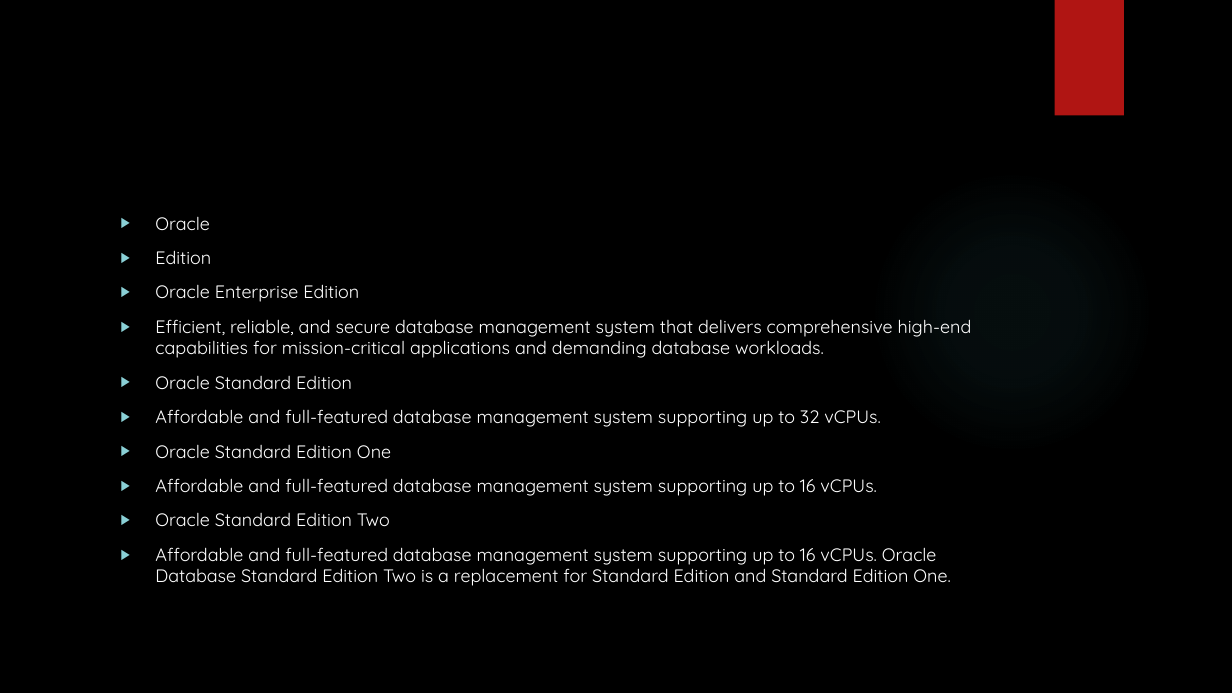
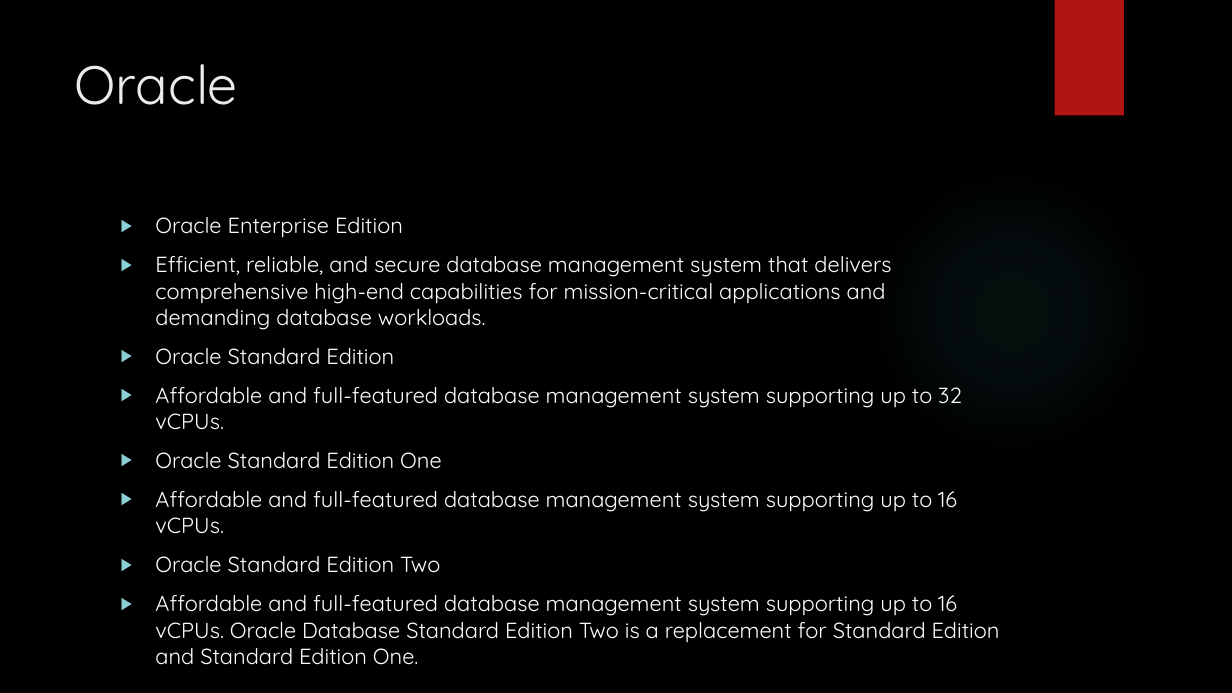
Before and after one commit to karthick1808/hadoopfundamentals, a slide deck: slide 12 of New Microsoft PowerPoint Presentation.pptx. Drawn at 1232x693 pixels with LibreOffice and Linux fonts; fonts in the diff are those of the drawing; background and template pictures are left out. Boxes give left, top, right and bottom in pixels: in the first picture for what was removed or moved away, otherwise in the second. Text is boxed around its words. In the diff, an @@ line names an element or a change of style, - is before the commit and + after.

```diff
--- a/New Microsoft PowerPoint Presentation.pptx
+++ b/New Microsoft PowerPoint Presentation.pptx
@@ title added at (75,64,238,105), 42 pt, text #EBEBEB @@
+Oracle
@@ text "Oracle Enterprise Edition" at (155,217,1000,643): size 14 to 17 pt @@
@@ text at (155,217,211,264): paragraphs removed @@
-▶ Oracle
-▶ Edition
```
Also in this commit, not shown: 3 other slides changed, 5 slides added.
